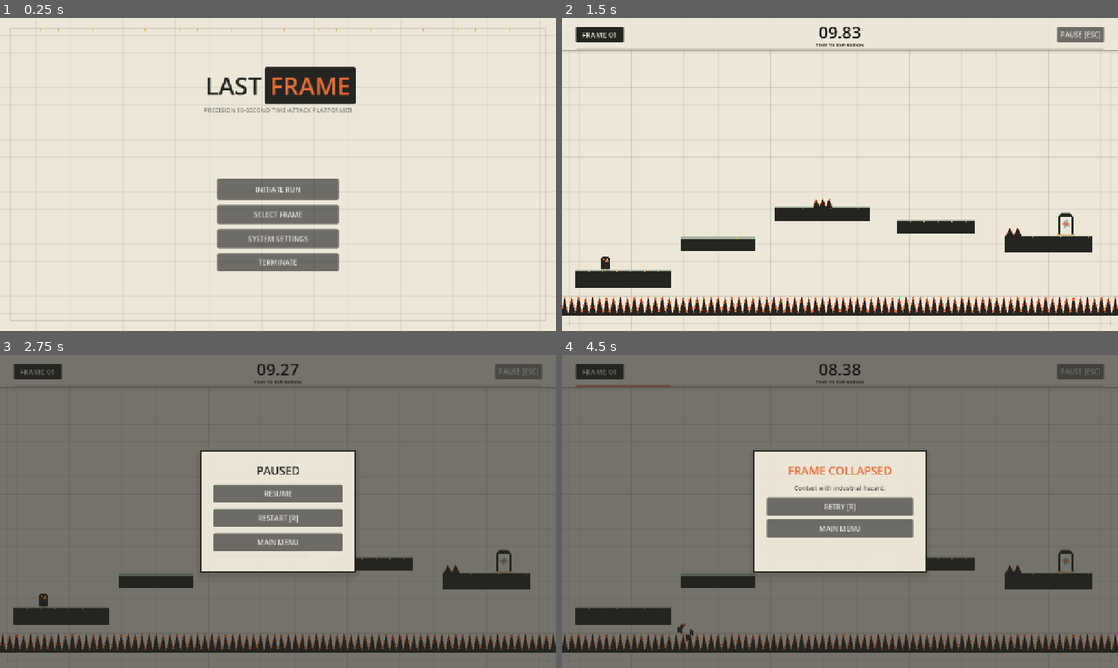
Above: before the commit, frames 1-4 (two rows, left to right).
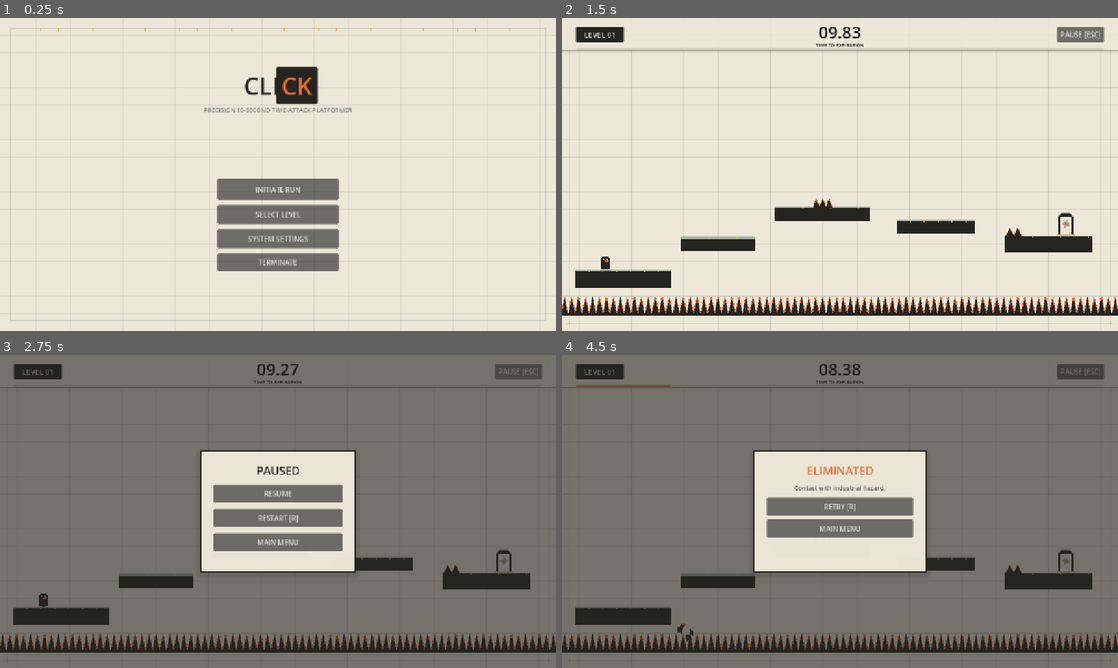
Above: after the commit, the same moments.

Repository: raghav-sharma-ai/CLICK
Game: Godot game, scene res://scenes/ui/main_menu.tscn
The game is run twice, just before and just after one commit, with the same random seed, the same clock (stepped at 60 frames per second) and the same inputs.
Inputs (mouse positions are in pixels of both pictures, inside the frame that each line leads up to):
- Up to frame 1 (0.25 s): no input
- Up to frame 2 (1.5 s): click "SELECT FRAME" (after the commit: "SELECT LEVEL") at 0.5 s; click (684, 115) at 1.25 s
- Up to frame 3 (2.75 s): click "PAUSE [ESC]" at 2 s
- Up to frame 4 (4.5 s): click "RESTART [R]" at 2.75 s; tap Enter (ui_accept) at 3.5 s; hold D (move_right) from 3.53 s (still down); tap P at 3.6, 4.35 s; tap Space (jump) at 3.77 s

The runs differ from the first frame. In frame 1, 1.8% of the frame differs, in the area x 37-64%, y 15-64%; in frame 2, less than 0.1%; in frame 3, less than 0.1%; in frame 4, 0.4%.
Error in both runs: Invalid call. Nonexistent function 'is_action_just_pressed' in base 'InputEventKey'. (res://scripts/ui/hud.gd:65)

Commit message:
Update game branding to CLICK across project, UI, configs, workflows, and documentation

Diff:
--- a/project.godot
+++ b/project.godot
@@ -1,15 +1,23 @@
 ; Engine configuration file.
 ; It's best edited using the editor UI and not directly,
-; but it can be also edited and restored by any text editor.
+; since the parameters that go here are not all obvious.
+;
+; Format:
+;   [section] ; section goes between []
+;   param=value ; assign values to parameters
 
 config_version=5
 
+[animation]
+
+compatibility/default_parent_skeleton_in_mesh_instance_3d=true
+
 [application]
 
-config/name="LAST FRAME"
+config/name="CLICK"
 config/description="Fast-paced 2D time-attack precision platformer with a paper-industrial aesthetic."
 run/main_scene="res://scenes/ui/main_menu.tscn"
-config/features=PackedStringArray("4.3")
+config/features=PackedStringArray("4.7")
 
 [autoload]
 
@@ -20,12 +28,9 @@
 
 window/size/viewport_width=1280
 window/size/viewport_height=720
-window/size/resizable=true
 window/stretch/mode="canvas_items"
-window/stretch/aspect="keep"
 
 [rendering]
 
 renderer/rendering_method="gl_compatibility"
-renderer/rendering_method.web="gl_compatibility"
 environment/defaults/default_clear_color=Color(0.929412, 0.905882, 0.847059, 1)
--- a/scenes/ui/hud.tscn
+++ b/scenes/ui/hud.tscn
@@ -67,7 +67,7 @@
 layout_mode = 2
 theme_override_colors/font_color = Color(0.929412, 0.905882, 0.847059, 1)
 theme_override_font_sizes/font_size = 17
-text = "FRAME 01"
+text = "LEVEL 01"
 horizontal_alignment = 1
 vertical_alignment = 1
 
@@ -245,7 +245,7 @@
 layout_mode = 2
 theme_override_colors/font_color = Color(0.141176, 0.145098, 0.129412, 1)
 theme_override_font_sizes/font_size = 26
-text = "FRAME COMPLETE"
+text = "LEVEL COMPLETE"
 horizontal_alignment = 1
 
 [node name="TimeLabel" type="Label" parent="Overlays/VictoryOverlay/Panel/VBox"]
@@ -272,7 +272,7 @@
 [node name="NextButton" type="Button" parent="Overlays/VictoryOverlay/Panel/VBox/Buttons"]
 custom_minimum_size = Vector2(0, 42)
 layout_mode = 2
-text = "NEXT FRAME"
+text = "NEXT LEVEL"
 
 [node name="RetryButton" type="Button" parent="Overlays/VictoryOverlay/Panel/VBox/Buttons"]
 custom_minimum_size = Vector2(0, 38)
@@ -333,7 +333,7 @@
 layout_mode = 2
 theme_override_colors/font_color = Color(0.3, 0.3, 0.3, 1)
 theme_override_font_sizes/font_size = 14
-text = "Reached 00.00s before reaching the exit frame."
+text = "Reached 00.00s before reaching the exit gate."
 horizontal_alignment = 1
 autowrap_mode = 2
 
--- a/scenes/ui/main_menu.tscn
+++ b/scenes/ui/main_menu.tscn
@@ -78,21 +78,21 @@
 layout_mode = 2
 alignment = 1
 
-[node name="WordLast" type="Label" parent="MainView/TitleContainer/HBox"]
+[node name="WordCli" type="Label" parent="MainView/TitleContainer/HBox"]
 layout_mode = 2
 theme_override_colors/font_color = Color(0.141176, 0.145098, 0.129412, 1)
 theme_override_font_sizes/font_size = 56
-text = "LAST "
+text = "CLI"
 
 [node name="FrameBadge" type="PanelContainer" parent="MainView/TitleContainer/HBox"]
 layout_mode = 2
 theme_override_styles/panel = SubResource("StyleBoxFlat_Title_Box")
 
-[node name="WordFrame" type="Label" parent="MainView/TitleContainer/HBox/FrameBadge"]
+[node name="WordCk" type="Label" parent="MainView/TitleContainer/HBox/FrameBadge"]
 layout_mode = 2
 theme_override_colors/font_color = Color(0.898039, 0.419608, 0.211765, 1)
 theme_override_font_sizes/font_size = 56
-text = "FRAME"
+text = "CK"
 
 [node name="Subtitle" type="Label" parent="MainView/TitleContainer"]
 layout_mode = 2
@@ -124,7 +124,7 @@
 [node name="LevelSelectBtn" type="Button" parent="MainView/VBox"]
 custom_minimum_size = Vector2(0, 44)
 layout_mode = 2
-text = "SELECT FRAME"
+text = "SELECT LEVEL"
 
 [node name="SettingsBtn" type="Button" parent="MainView/VBox"]
 custom_minimum_size = Vector2(0, 44)
@@ -177,7 +177,7 @@
 layout_mode = 2
 theme_override_colors/font_color = Color(0.141176, 0.145098, 0.129412, 1)
 theme_override_font_sizes/font_size = 28
-text = "FRAME ARCHIVE (15 SECTORS)"
+text = "SECTOR ARCHIVE (15 LEVELS)"
 horizontal_alignment = 1
 
 [node name="Scroll" type="ScrollContainer" parent="LevelSelectView/Panel/VBox"]
--- a/scripts/audio/sound_manager.gd
+++ b/scripts/audio/sound_manager.gd
@@ -2,7 +2,7 @@
 
 ## SoundManager
 ## Generates clean procedural 16-bit sound effects at runtime.
-## This ensures LAST FRAME has responsive audio feedback without relying
+## This ensures CLICK has responsive audio feedback without relying
 ## on any missing external audio files or dependencies.
 
 var _streams: Dictionary = {}
--- a/scripts/gameplay/game_manager.gd
+++ b/scripts/gameplay/game_manager.gd
@@ -70,11 +70,13 @@
 	config.set_value("progress", "unlocked_levels", unlocked_levels)
 	config.set_value("progress", "best_times", best_times)
 	config.set_value("settings", "sfx_enabled", sfx_enabled)
-	config.save("user://last_frame_save.cfg")
+	config.save("user://click_save.cfg")
 
 func _load_save_data() -> void:
 	var config := ConfigFile.new()
-	var err := config.load("user://last_frame_save.cfg")
+	var err := config.load("user://click_save.cfg")
+	if err != OK:
+		err = config.load("user://last_frame_save.cfg")
 	if err == OK:
 		var loaded_unlocked = config.get_value("progress", "unlocked_levels", [1])
 		if loaded_unlocked is Array:
--- a/scripts/objects/goal.gd
+++ b/scripts/objects/goal.gd
@@ -2,8 +2,8 @@
 extends Area2D
 class_name Goal
 
-## Goal Object (Exit Frame)
-## The destination marker for each level in LAST FRAME.
+## Goal Object (Exit Gate)
+## The destination marker for each level in CLICK.
 ## Features an architectural paper-industrial gate with a rotating geometric iris.
 
 signal goal_reached
--- a/scripts/player/player.gd
+++ b/scripts/player/player.gd
@@ -1,7 +1,7 @@
 extends CharacterBody2D
 class_name Player
 
-## Player Controller for LAST FRAME
+## Player Controller for CLICK
 ## Handles responsive 2D platformer physics including acceleration,
 ## friction, coyote time, jump buffering, variable jump cut, and launch impulses.
 
--- a/scripts/ui/hud.gd
+++ b/scripts/ui/hud.gd
@@ -72,7 +72,7 @@
 		_on_restart_pressed()
 
 func update_hud(time_left: float, level_id: int, progress: float) -> void:
-	level_label.text = "FRAME %02d" % level_id
+	level_label.text = "LEVEL %02d" % level_id
 
 	# Format countdown with hundredths of a second (e.g. 09.84)
 	var formatted_time := "%05.2f" % maxf(time_left, 0.0)
@@ -98,7 +98,7 @@
 func show_victory(level_id: int, time_left: float, is_new_best: bool, has_next_level: bool) -> void:
 	_hide_all_overlays()
 	victory_overlay.visible = true
-	vic_title.text = "FRAME %02d COMPLETE" % level_id
+	vic_title.text = "LEVEL %02d COMPLETE" % level_id
 	vic_time_label.text = "TIME REMAINING: %05.2fs" % time_left
 
 	var best := GameManager.get_best_time(level_id)
@@ -116,9 +116,9 @@
 	failure_overlay.visible = true
 	if reason == "time_up":
 		fail_title.text = "TIME EXPIRED"
-		fail_reason_label.text = "Reached 00.00s before reaching the exit frame."
+		fail_reason_label.text = "Reached 00.00s before reaching the exit gate."
 	else:
-		fail_title.text = "FRAME COLLAPSED"
+		fail_title.text = "ELIMINATED"
 		fail_reason_label.text = "Contact with industrial hazard."
 
 func _toggle_pause() -> void:
--- a/scripts/ui/main_menu.gd
+++ b/scripts/ui/main_menu.gd
@@ -1,8 +1,8 @@
 extends Control
 
 ## MainMenu
-## Main title screen for LAST FRAME.
-## Manages Title view, 15-Frame Level Select grid, Settings view, and background animations.
+## Main title screen for CLICK.
+## Manages Title view, 15-Level Select grid, Settings view, and background animations.
 
 @onready var main_view: Control = $MainView
 @onready var level_select_view: Control = $LevelSelectView
@@ -36,7 +36,7 @@
 	12: {"title": "PRECISION MATRIX", "desc": "Narrow Pillars"},
 	13: {"title": "THE GAUNTLET", "desc": "Aerial Catches"},
 	14: {"title": "SPLIT SECOND", "desc": "Branching Paths"},
-	15: {"title": "THE LAST FRAME", "desc": "The Grand Finale"}
+	15: {"title": "THE FINAL CLICK", "desc": "The Grand Finale"}
 }
 
 func _ready() -> void:
@@ -136,7 +136,7 @@
 
 		# Level number
 		var num_lbl := Label.new()
-		num_lbl.text = "FRAME %02d" % lvl_id
+		num_lbl.text = "LEVEL %02d" % lvl_id
 		num_lbl.horizontal_alignment = HORIZONTAL_ALIGNMENT_CENTER
 		num_lbl.add_theme_font_size_override("font_size", 14)
 		num_lbl.add_theme_color_override("font_color", C_CHARCOAL if unlocked else Color(0.4, 0.4, 0.4))
--- a/test/test_full_game.gd
+++ b/test/test_full_game.gd
@@ -1,9 +1,9 @@
 extends Node
 
-## Comprehensive Integration Verification Suite for LAST FRAME
+## Comprehensive Integration Verification Suite for CLICK
 func _ready() -> void:
 	print("==================================================")
-	print("STARTING FULL GAME INTEGRATION VERIFICATION TEST")
+	print("STARTING CLICK INTEGRATION VERIFICATION TEST")
 	print("==================================================")
 
 	await _test_main_menu()
